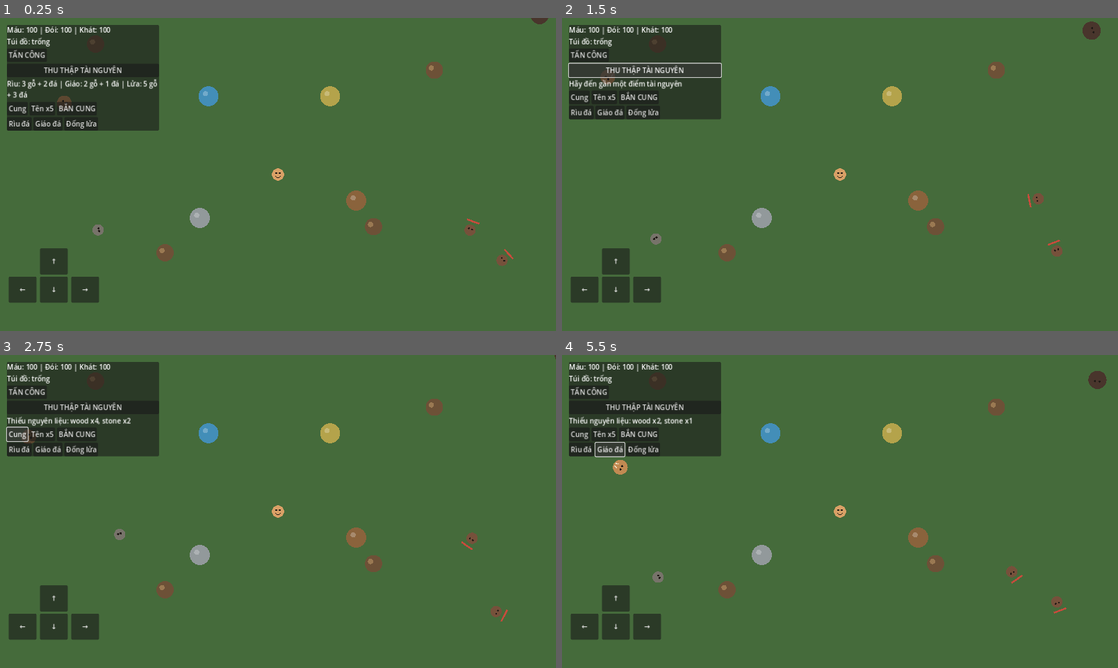
Above: before the commit, frames 1-4 (two rows, left to right).
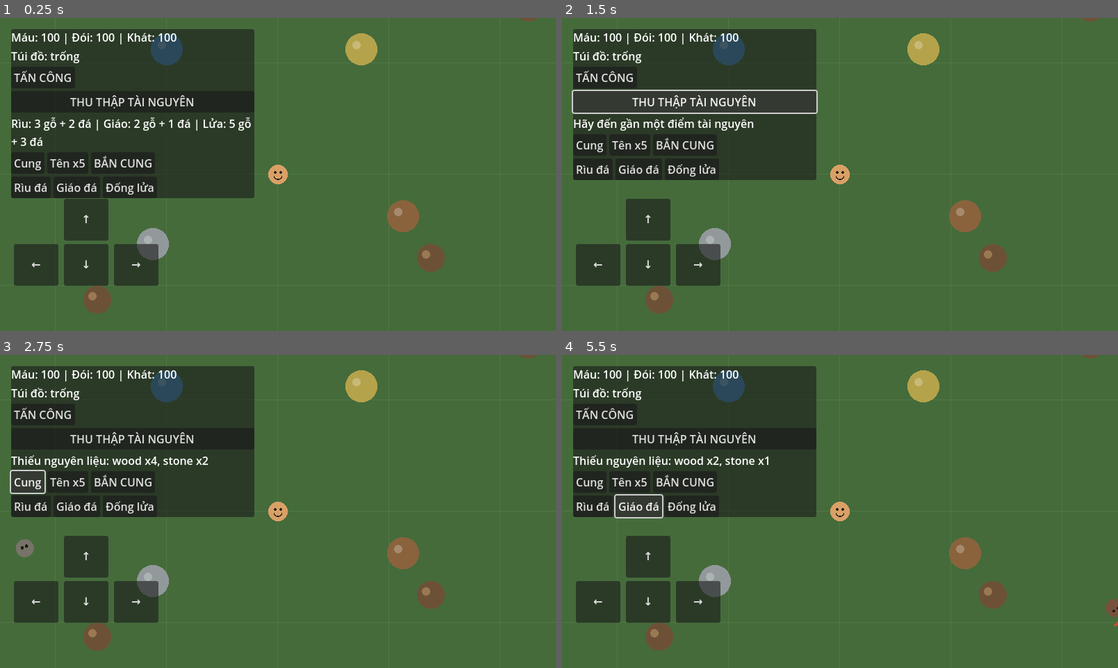
Above: after the commit, the same moments.

Repository: khanhhkt8-hub/Bo-Lac-Tien-Su.
Game: Godot game, scene res://Scenes/Main.tscn
The game is run twice, just before and just after one commit, with the same random seed, the same clock (stepped at 60 frames per second) and the same inputs.
Inputs:
- Up to frame 1 (0.25 s): no input
- Up to frame 2 (1.5 s): click "TẤN CÔNG" at 0.5 s; click "THU THẬP TÀI NGUYÊN" at 1.25 s
- Up to frame 3 (2.75 s): click "Cung" at 2 s
- Up to frame 4 (5.5 s): click "Tên x5" at 2.75 s; click "BẮN CUNG" at 3.5 s; click "Rìu đá" at 4.25 s; click "Giáo đá" at 5 s

The runs differ from the first frame. In frame 1, 25% of the frame differs, in the area x 1-99%, y 0-95%; in frame 2, 24%; in frame 3, 24%; in frame 4, 24%.

Commit message:
Register campaign and tribe population systems as autoloads

Diff:
--- a/project.godot
+++ b/project.godot
@@ -7,7 +7,7 @@
 run/main_scene="res://Scenes/Main.tscn"
 config/features=PackedStringArray("4.2", "GL Compatibility")
 
-[display]
+[autoload]\nCampaignSystem="*res://Scripts/Campaign/CampaignSystem.gd"\nTribePopulation="*res://Scripts/Tribe/TribePopulation.gd"\n\n[display]
 window/size/viewport_width=1280
 window/size/viewport_height=720
 window/size/window_width_override=960
